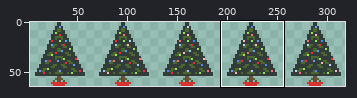
Pixel-art file: assets/tree/tree_animation.aseprite. Above: a wide view before the commit, with the close-up outlined.
Close-up. Before:
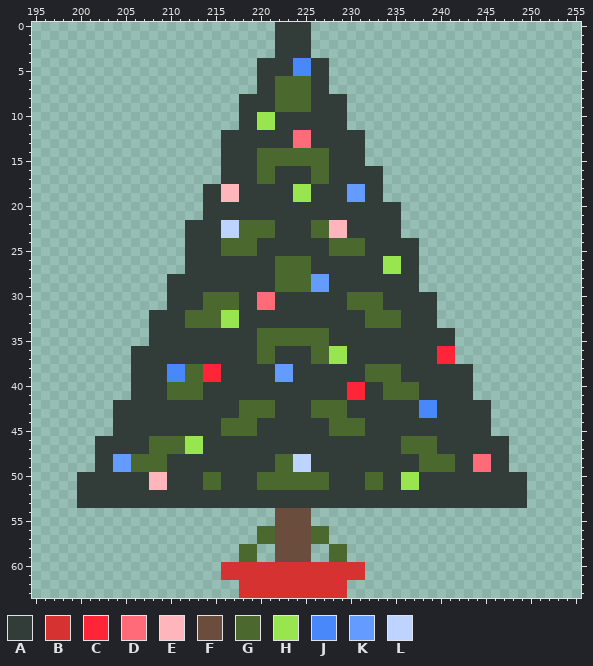
320x64 pixels, 1 frame. Shown: x 195..255, y 0..63. The wide view leaves out empty margins. The commit also changed other parts of the picture, which this record leaves out.
Palette (. is transparent): A #323c39  B #d63232  C #ff2539  D #ff6b79  E #ffb5bc  F #6b4d3e  G #4b692f  H #99e550  J #4888fa  K #639bff  L #bcd4ff
Pixels before (only the part around the change), first column x 195:
 0 ...........................AAAA............................
 1 ...........................AAAA............................
 2 ...........................AAAA............................
 3 ...........................AAAA............................
 4 .........................AAAAJJAA..........................
 5 .........................AAAAJJAA..........................
 6 .........................AAGGGGAA..........................
 7 .........................AAGGGGAA..........................
 8 .......................AAAAGGGGAAAA........................
 9 .......................AAAAGGGGAAAA........................
10 .......................AAHHAAAAAAAA........................
11 .......................AAHHAAAAAAAA........................
12 .....................AAAAAAAADDAAAAAA......................
13 .....................AAAAAAAADDAAAAAA......................
14 .....................AAAAGGGGGGGGAAAA......................
15 .....................AAAAGGGGGGGGAAAA......................
16 .....................AAAAGGAAAAGGAAAAAA....................
17 .....................AAAAGGAAAAGGAAAAAA....................
18 ...................AAEEAAAAAAHHAAAAKKAA....................
19 ...................AAEEAAAAAAHHAAAAKKAA....................
20 ...................AAAAAAAAAAAAAAAAAAAAAA..................
21 ...................AAAAAAAAAAAAAAAAAAAAAA..................
22 .................AAAALLGGGGAAAAGGEEAAAAAA..................
23 .................AAAALLGGGGAAAAGGEEAAAAAA..................
24 .................AAAAGGGGAAAAAAAAGGGGAAAAAA................
25 .................AAAAGGGGAAAAAAAAGGGGAAAAAA................
26 .................AAAAAAAAAAGGGGAAAAAAAAHHAA................
27 .................AAAAAAAAAAGGGGAAAAAAAAHHAA................
28 ...............AAAAAAAAAAAAGGGGKKAAAAAAAAAA................
29 ...............AAAAAAAAAAAAGGGGKKAAAAAAAAAA................
30 ...............AAAAGGGGAADDAAAAAAAAGGGGAAAAAA..............
31 ...............AAAAGGGGAADDAAAAAAAAGGGGAAAAAA..............
32 .............AAAAGGGGHHAAAAAAAAAAAAAAGGGGAAAA..............
33 .............AAAAGGGGHHAAAAAAAAAAAAAAGGGGAAAA..............
34 .............AAAAAAAAAAAAGGGGGGGGAAAAAAAAAAAAAA............
35 .............AAAAAAAAAAAAGGGGGGGGAAAAAAAAAAAAAA............
36 ...........AAAAAAAAAAAAAAGGAAAAGGHHAAAAAAAAAACC............
37 ...........AAAAAAAAAAAAAAGGAAAAGGHHAAAAAAAAAACC............
38 ...........AAAAJJGGCCAAAAAAKKAAAAAAAAGGGGAAAAAAAA..........
39 ...........AAAAJJGGCCAAAAAAKKAAAAAAAAGGGGAAAAAAAA..........
40 ...........AAAAGGGGAAAAAAAAAAAAAAAACCAAGGGGAAAAAA..........
41 ...........AAAAGGGGAAAAAAAAAAAAAAAACCAAGGGGAAAAAA..........
42 .........AAAAAAAAAAAAAAGGGGAAAAGGGGAAAAAAAAJJAAAAAA........
43 .........AAAAAAAAAAAAAAGGGGAAAAGGGGAAAAAAAAJJAAAAAA........
44 .........AAAAAAAAAAAAGGGGAAAAAAAAGGGGAAAAAAAAAAAAAA........
45 .........AAAAAAAAAAAAGGGGAAAAAAAAGGGGAAAAAAAAAAAAAA........
46 .......AAAAAAGGGGHHAAAAAAAAAAAAAAAAAAAAAAGGGGAAAAAAAA......
47 .......AAAAAAGGGGHHAAAAAAAAAAAAAAAAAAAAAAGGGGAAAAAAAA......
48 .......AAKKGGGGAAAAAAAAAAAAGGLLAAAAAAAAAAAAGGGGAADDAA......
49 .......AAKKGGGGAAAAAAAAAAAAGGLLAAAAAAAAAAAAGGGGAADDAA......
50 .....AAAAAAAAEEAAAAGGAAAAGGGGGGGGAAAAGGAAHHAAAAAAAAAAAA....
51 .....AAAAAAAAEEAAAAGGAAAAGGGGGGGGAAAAGGAAHHAAAAAAAAAAAA....
52 .....AAAAAAAAAAAAAAAAAAAAAAAAAAAAAAAAAAAAAAAAAAAAAAAAAA....
53 .....AAAAAAAAAAAAAAAAAAAAAAAAAAAAAAAAAAAAAAAAAAAAAAAAAA....
54 ...........................FFFF............................
55 ...........................FFFF............................
56 .........................GGFFFFGG..........................
57 .........................GGFFFFGG..........................
58 .......................GG..FFFF..GG........................
59 .......................GG..FFFF..GG........................
60 .....................BBBBBBBBBBBBBBBB......................
61 .....................BBBBBBBBBBBBBBBB......................
62 .......................BBBBBBBBBBBB........................
63 .......................BBBBBBBBBBBB........................
Once edited:
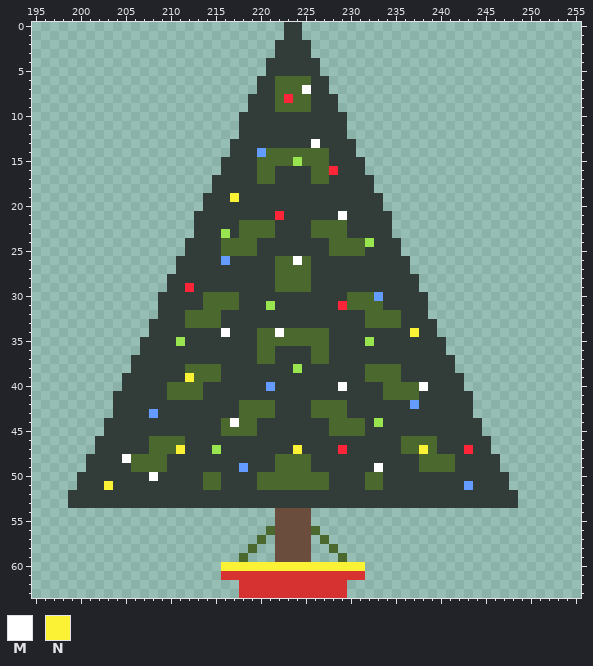
Colours new in this view: M #ffffff  N #fbf236
Changes in this commit:
layer "Layer 2" added
Changed rows in their new state; - is an unchanged pixel.
Layers "Layer 2", "Layer 1":
first column x 199:
 0 -----------------------.--.------------------------
 1 -----------------------.--.------------------------
 4 ---------------------.---AA-.----------------------
 5 ---------------------.---AA-.----------------------
 7 --------------------------M------------------------
 8 -------------------.----C-----.--------------------
 9 -------------------.----------.--------------------
10 ---------------------AA----------------------------
11 ---------------------AA----------------------------
12 -----------------..------AA----..------------------
13 -----------------.-------AAM----.------------------
14 -----------------.---K----------.------------------
15 -------------------------H-------------------------
16 -----------------------------C---..----------------
17 ----------------A-----------------.----------------
18 ---------------.-AA------AA----AA-.----------------
19 -----------------AN------AA----AA------------------
20 -----------------------------------..--------------
21 --------------A--------C------M-----.--------------
22 -------------.---AA----------GG-----.--------------
23 -------------.---HA----------GG-----.--------------
24 ---------------------------------H---..------------
25 -------------------------------------..------------
26 ------------A----K-------M---------AA-.------------
27 ------------A----------------------AA-.------------
28 ---------------------------AA----------------------
29 -------------C-------------AA----------------------
30 ----------A----------AA-----------K-----.----------
31 ----------A----------AH-------C---------.----------
32 ---------.-------AA---------------------.----------
33 -----------------AA--------------------------------
34 -----------------M-----M--------------N--..--------
35 --------A---H--------------------H--------.--------
36 -------.---------------------AA----------A.--------
37 -----------------------------AA----------AA--------
38 -----------AA--GG------AAH-----------------..------
39 ------A----AAN-GG------AA-------------------.------
40 ------A---------------K-------MAA------M----.------
41 -----AA------------------------AA------------------
42 --------------------------------------KAA----..----
43 ---------K-----------------------------AA----..----
44 ----A-------------M---------------H-----------.----
45 ----A-----------------------------------------.----
46 -------------AA--------------------------------..--
47 ------------NAA-H--------N----C--------N----C--..--
48 --A--AM------------------GG------------------AA-.--
49 --A--AA------------K-----GG-------M----------AA-.--
50 ---------MA--------------------------AA----------..
51 ----N----AA--------------------------AA-----K----..
52 A-------------------------------------------------.
53 A-------------------------------------------------.
56 ---------------------.------.----------------------
57 ----------------------.----.-----------------------
58 -------------------.----------.--------------------
59 --------------------.--------.---------------------
60 -----------------NNNNNNNNNNNNNNNN------------------
Changed places in both close-ups, as pixel boxes (x1, y1, x2, y2):
changed: (68, 22, 527, 508)
changed: (221, 526, 365, 571)
